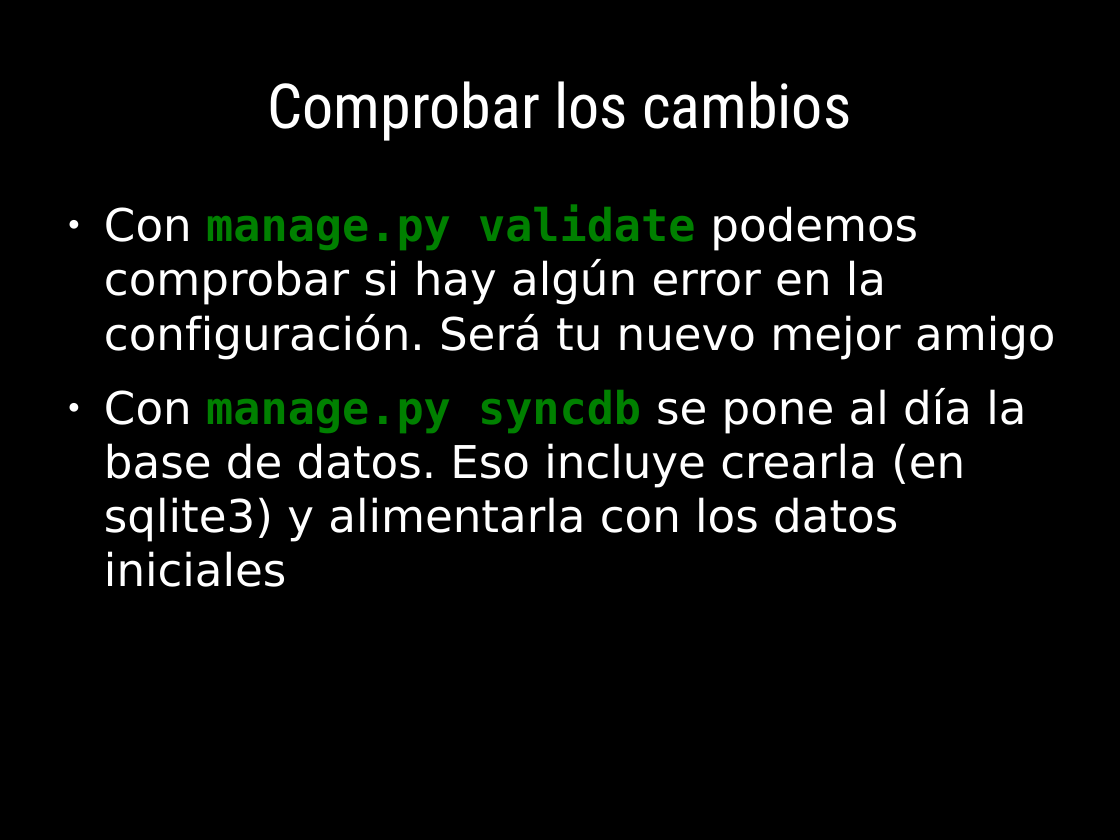
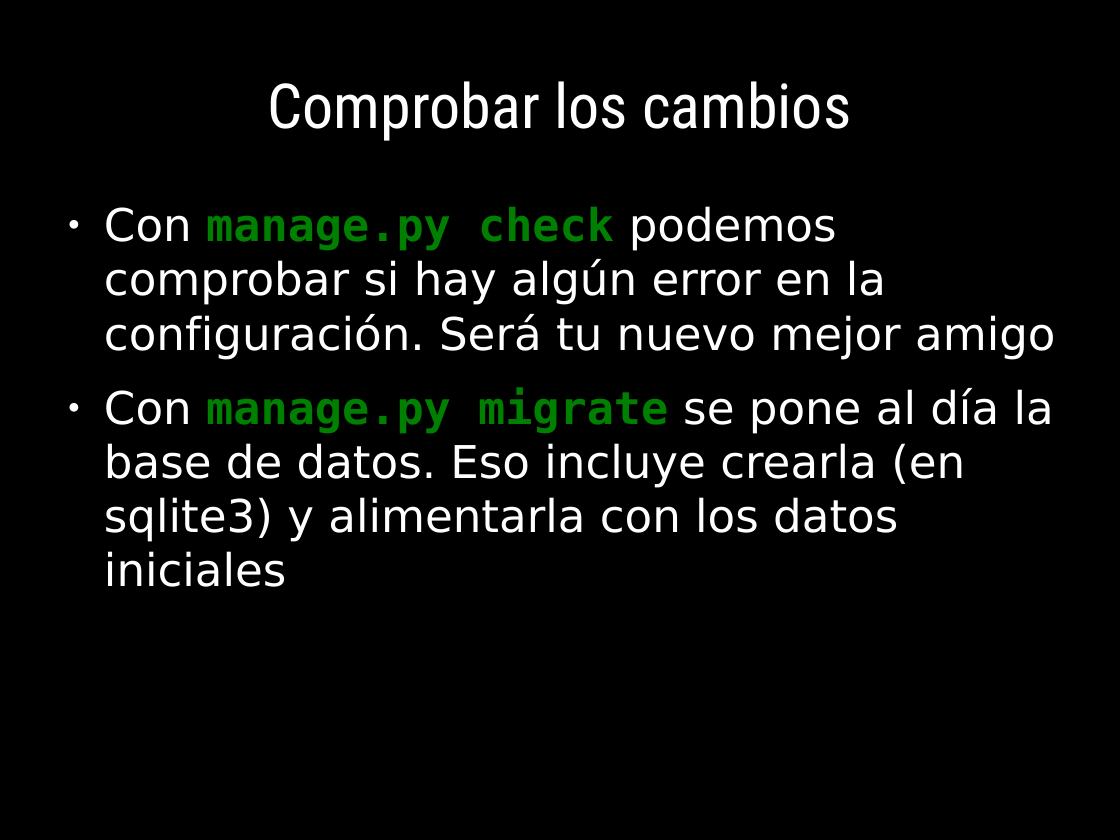
Before and after one commit to euribates/curso-django, a slide deck: slide 34 of presentacion/curso_django.odp (slide 31 before the commit). Drawn at 1120x840 pixels with LibreOffice and Linux fonts; fonts in the diff are those of the drawing. Boxes give left, top, right and bottom in pixels: in the first picture for what was removed or moved away, otherwise in the second. Text is boxed around its words. In the diff, an @@ line names an element or a change of style, - is before the commit and + after.

Commit message:
Cambio en presentacion -> Django 1.8

```diff
--- a/presentacion/curso_django.odp
+++ b/presentacion/curso_django.odp
@@ text at (104, 206, 1055, 587): text changed @@
-● Con manage.py validate podemos comprobar si hay algún error en la configuración. Será tu nuevo mejor amigo
-● Con manage.py syncdb se pone al día la base de datos. Eso incluye crearla (en sqlite3) y alimentarla con los datos iniciales
+● Con manage.py check podemos comprobar si hay algún error en la configuración. Será tu nuevo mejor amigo
+● Con manage.py migrate se pone al día la base de datos. Eso incluye crearla (en sqlite3) y alimentarla con los datos iniciales
```
Also in this commit, not shown: 31 other slides changed, 14 slides added, 2 slides removed, 11 other files.
